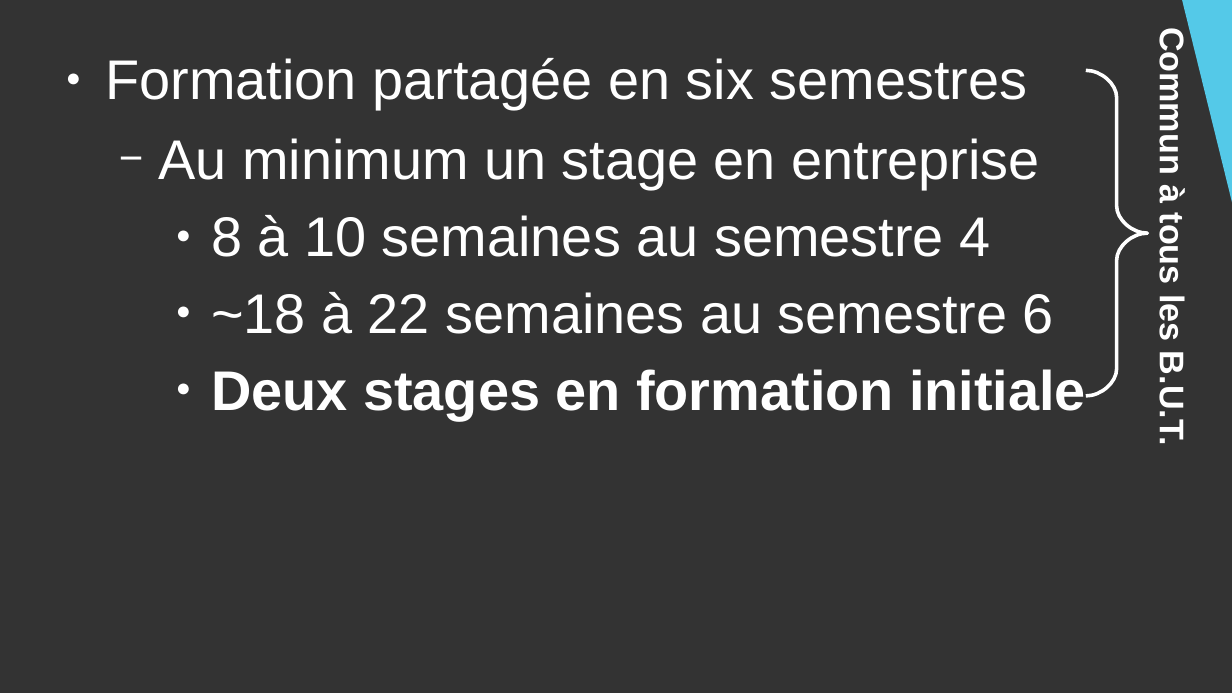
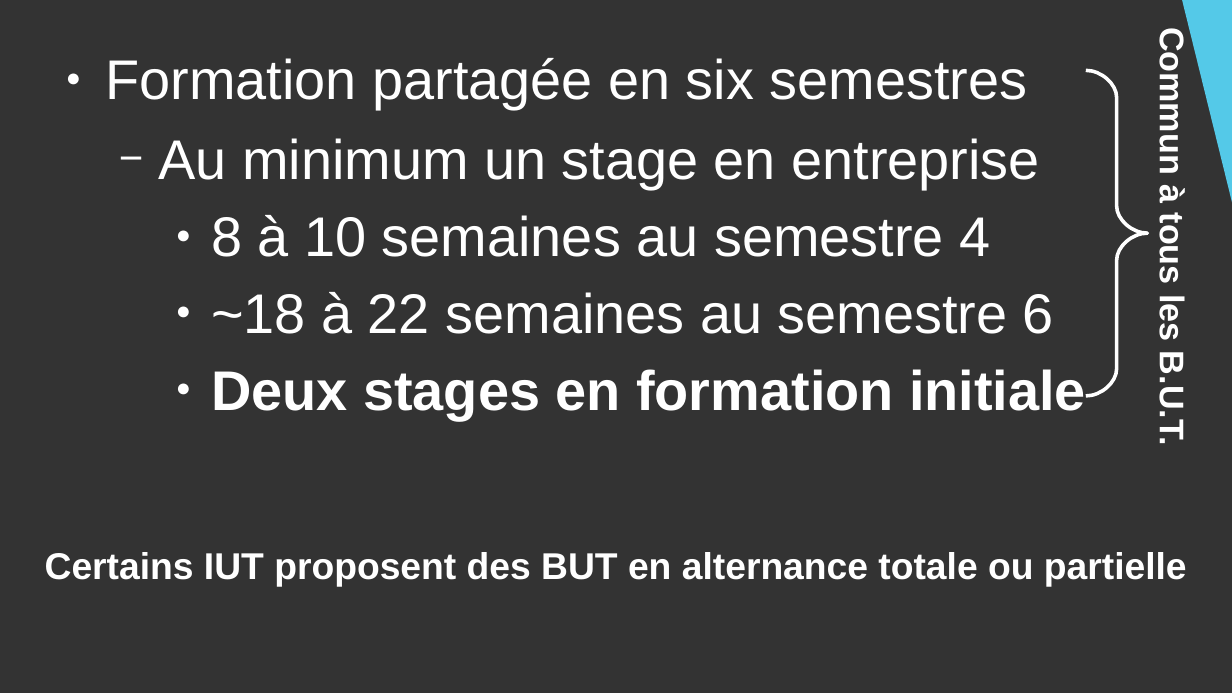
Before and after one commit to DanYellow/cours, a slide deck: slide 6 of presentation-formation-mmi/presentation.odp. Drawn at 1232x693 pixels with LibreOffice and Linux fonts; fonts in the diff are those of the drawing. Boxes give left, top, right and bottom in pixels: in the first picture for what was removed or moved away, otherwise in the second. Text is boxed around its words. In the diff, an @@ line names an element or a change of style, - is before the commit and + after.

```diff
--- a/presentation-formation-mmi/presentation.odp
+++ b/presentation-formation-mmi/presentation.odp
@@ text added at (45,552,1187,587), 24 pt, text #FFFFFF, bold @@
+Certains IUT proposent des BUT en alternance totale ou partielle
```
Also in this commit, not shown: 6 other slides changed, 10 other files.
